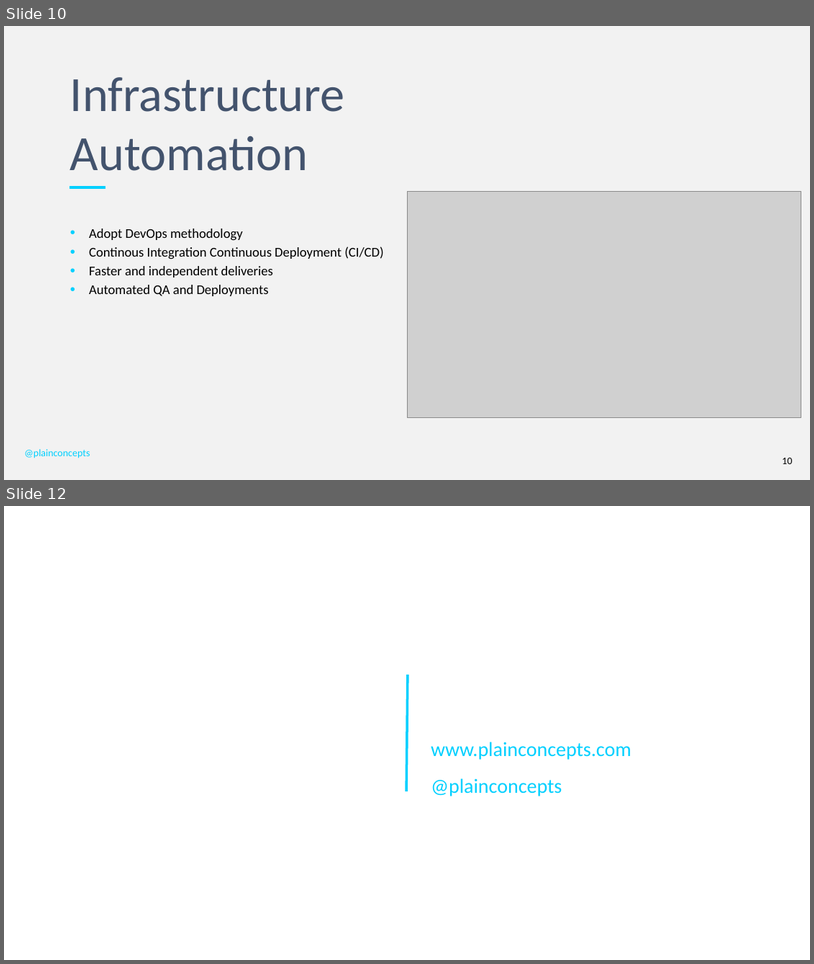
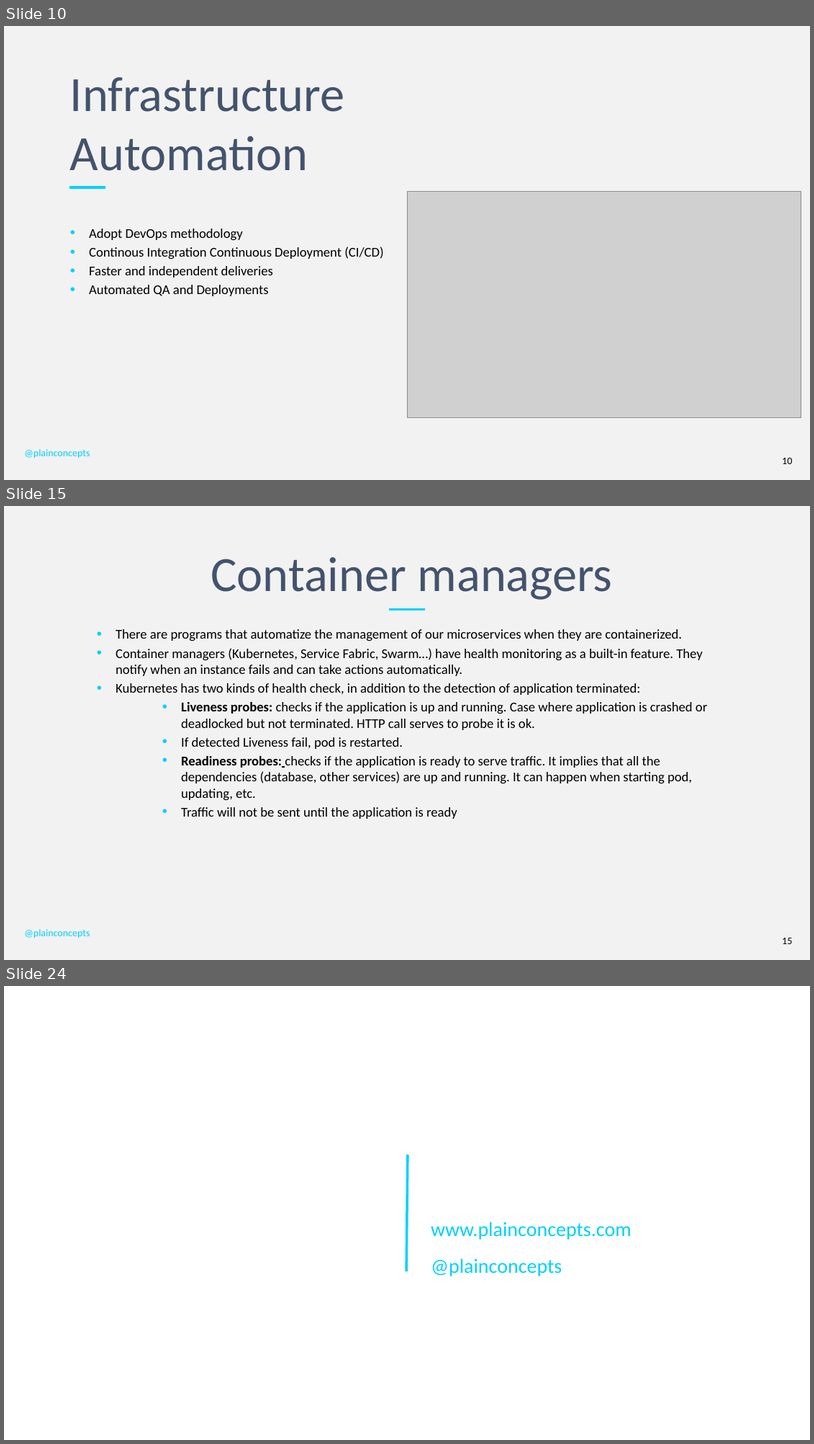
Before and after one commit to PlainConcepts/NetCore-Docker-Workshop, a slide deck: Docu/BestPractices&Antipatterns.pptx. Shown one above the other, each under a label of ours: slides 10 and 12 before the commit, slides 10, 15 and 24 after it; the slides between them are not shown. The pictures are 814x964 and 814x1444 pixels, drawn with LibreOffice and Linux fonts; fonts in the diff are those of the drawing; grey boxes stand for pictures; background and template pictures are left out. Boxes give left, top, right and bottom in pixels: in the first picture for what was removed or moved away, otherwise in the second. Text is boxed around its words. In the diff, an @@ line names an element or a change of style, - is before the commit and + after.

Commit message:
Add Health Checks to the second day ppts

```diff
--- a/Docu/BestPractices&Antipatterns.pptx
+++ b/Docu/BestPractices&Antipatterns.pptx
@@ slide 15 added at <box>4,506,810,960</box>, background #F2F2F2 @@
@@ title added at <box>211,557,613,600</box>, 58.7 pt, text #43536D @@
+Container managers
@@ line added from (389, 610) to (425, 610), #00D0FF 3 pt @@
@@ text added at <box>116,629,707,818</box>, 16 pt, text #000000 @@
+• There are programs that automatize the management of our microservices when they are containerized.
+• Container managers (Kubernetes, Service Fabric, Swarm…) have health monitoring as a built-in feature. They notify when an instance fails and can take actions automatically.
+• Kubernetes has two kinds of health check, in addition to the detection of application terminated:
+  • Liveness probes: checks if the application is up and running. Case where application is crashed or deadlocked but not terminated. HTTP call serves to probe it is ok.
+  • If detected Liveness fail, pod is restarted.
+  • Readiness probes: checks if the application is ready to serve traffic. It implies that all the dependencies (database, other services) are up and running. It can happen when starting pod, updating, etc.
+  • Traffic will not be sent until the application is ready
@@ text added at <box>24,929,90,938</box>, 12 pt, text #00D0FF @@
+@plainconcepts
@@ page number added at <box>782,937,792,944</box>, 12 pt, text #000000 @@
+15
@@ what was slide 12 is now slide 24 @@
```
Also in this commit, not shown: 4 slides changed, 12 other slides added, 1 slide removed.
